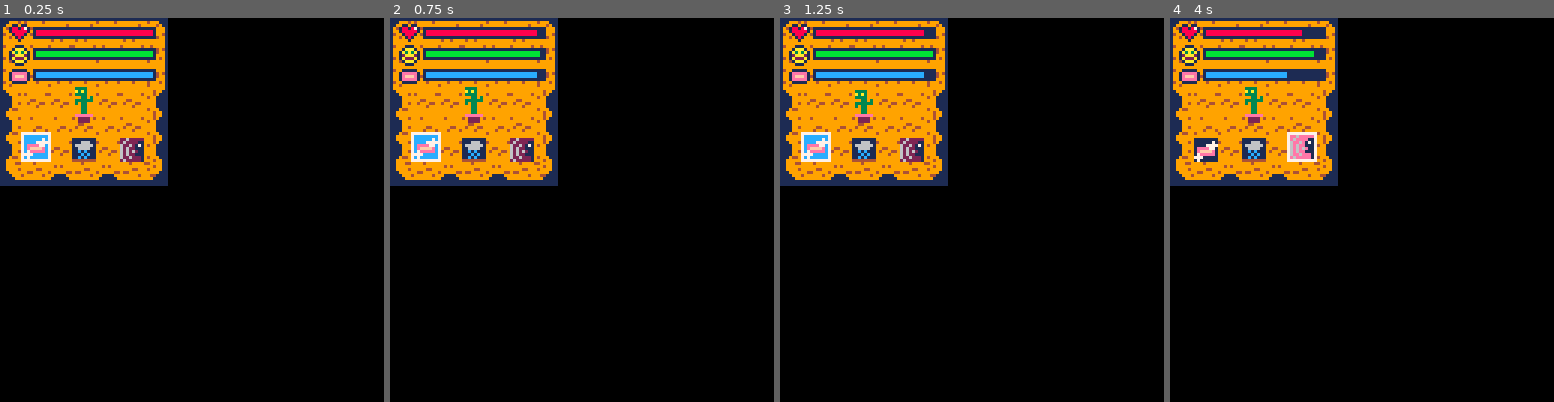
Above: before the commit, frames 1-4 (left to right).
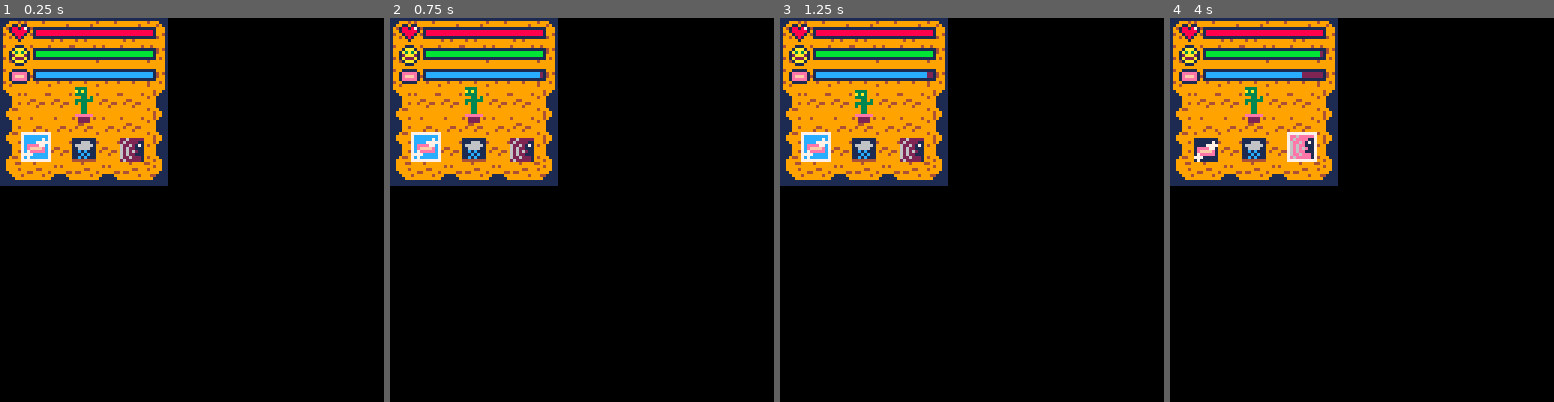
Above: after the commit, the same moments.

Repository: CarrotKnits/cactus_pet
Game: PICO-8 cartridge cactus_pet.p8
Two runs of this game, one before a commit and one after it. Both use one fixed random seed, a clock stepped at 60 frames per second and the inputs below.
Inputs:
- Up to frame 1 (0.25 s): no input
- Up to frame 2 (0.75 s): tap X (X key) at 0.33 s
- Up to frame 3 (1.25 s): tap X (X key) at 1.07 s
- Up to frame 4 (4 s): hold Right 1.6-2.1 s; tap X (X key) at 1.85, 2.97 s; hold Right 2.47-3.03 s; hold Left 3.08-3.58 s

Frame 1 is identical in both runs. In frame 2, less than 0.1% of the frame differs, in the area x 38-40%, y 3-16%; in frame 3, less than 0.1%; in frame 4, 0.3%, in the area x 30-40%, y 3-16%.

Commit message:
SET stat decay speeds

Diff:
--- a/pet.lua
+++ b/pet.lua
@@ -12,12 +12,12 @@
 	} --pet idle
 
 	pet_stats = {
-	maxhp = 38,
-	hp = 38,
-	maxhap = 38,
-	hap = 38,
-	maxcln = 38,
-	cln = 38
+	maxhp = 40,
+	hp = 40,
+	maxhap = 40,
+	hap = 40,
+	maxcln = 40,
+	cln = 40
 	}
 
 end
@@ -25,17 +25,35 @@
 function upet()
 	--pet animation speed
 	pi.t += 0.05
-	--stat decay speeds, defaults 0.005
-	pet_stats.hp -= 0.1
-	pet_stats.hap -= 0.1
-	pet_stats.cln -= 0.1
+	--hp decay speed, defaults 0.005
+	if pet_stats.hp <= 0 then
+		pet_stats.hp = 0 --stops inner bar from growing to the left outside the outer bar when at 0
+	elseif hap.state == "happy" and cln.state == "clean" then
+		pet_stats.hp -= 0.005
+	elseif hap.state == "sad" or cln.state == "dirty" then
+		pet_stats.hp -= 0.015
+	elseif hap.state == "sad" and cln.state == "dirty" then
+		pet_stats.hp -= 0.03
+	end
+	--happiness decay speed: default 0.015
+	if pet_stats.hap <= 0 then
+		pet_stats.hap = 0 --stops inner bar from growing to the left outside the outer bar when at 0
+	elseif pet_stats.hap > 0 then
+		pet_stats.hap -= 0.06
+	end
+	--cleanliness decay speed: default 0.01
+	if pet_stats.cln <= 0 then
+		pet_stats.cln = 0 --stops inner bar from growing to the left outside the outer bar when at 0
+	elseif pet_stats.cln > 0 then
+		pet_stats.cln -= 0.04
+	end
 end
 
 function dpet()
 	--pet idle animation
-	sspr(48,5,5,3,pi.x,pi.y+5) --base
+	sspr(48, 5, 5, 3, pi.x, pi.y + 5) --base
 	local bob = sin(pi.t) * 1
-	sspr(40,0,8,7,pi.x,pi.y+bob) --top
+	sspr(40, 0, 8, 7, pi.x, pi.y + bob) --top
 
 	--
 end
--- a/stats.lua
+++ b/stats.lua
@@ -1,74 +1,74 @@
 --hp and statuses
 
 function i_hp_sts()
-	mx_br_sz=38
+	mx_br_sz = 40
 
-	hp={
-		sp=33,
-		spx=3,
-		spy=1,
-		tlx=12,
-		tly=4,
-		blx=50,
-		bly=5,
-		clr=8,
-		state="max"
+	hp = {
+		sp = 33,
+		spx = 3,
+		spy = 1,
+		tlx = 11,
+		tly = 4,
+		blx = 51,
+		bly = 5,
+		clr = 8,
+		state = "max"
 	}
 
-	hap={
-		sp=34,
-		spx=3,
-		spy=9,
-		tlx=12,
-		tly=18,
-		blx=50,
-		bly=19,
-		clr=12,
-		state="happy"
+	hap = {
+		sp = 34,
+		spx = 3,
+		spy = 9,
+		tlx = 11,
+		tly = 18,
+		blx = 51,
+		bly = 19,
+		clr = 12,
+		state = "happy"
 	}
 
-	cln={
-		sp=49,
-		spx=3,
-		spy=17,
-		tlx=12,
-		tly=11,
-		blx=50,
-		bly=12,
-		clr=11,
-		state="dirty"
+	cln = {
+		sp = 49,
+		spx = 3,
+		spy = 17,
+		tlx = 11,
+		tly = 11,
+		blx = 51,
+		bly = 12,
+		clr = 11,
+		state = "dirty"
 	}
 
 end
 
 function u_hp_sts()
 --hp states
-	if pet_stats.cln>=mx_br_sz*.9 then
-		hp.state="max"
-	elseif pet_stats.hp<=mx_br_sz*.75 and pet_stats.hp>=mx_br_sz*.5 then
-		hp.state="healthy"
-	elseif pet_stats.hp<=mx_br_sz*.5 and pet_stats.hp>=mx_br_sz*.4 then
-		hp.state="normal"
-	elseif pet_stats.hp<=mx_br_sz*.35 and pet_stats.hp>=mx_br_sz*.3 then
-		hp.state="weakening"
-	elseif pet_stats.hp<=mx_br_sz*.25 and pet_stats.hp>=mx_br_sz*.1 then
-		hp.state="weak"
-	elseif pet_stats.hp<=mx_br_sz*.1 and pet_stats.hp>0then
-		hp.state="dying"
-	elseif pet_stats.hp==0 then
-		hp.state="dead"
+	if pet_stats.cln >= mx_br_sz*.9 then
+		hp.state = "max"
+	elseif pet_stats.hp <= mx_br_sz*.75 and pet_stats.hp >= mx_br_sz*.5 then
+		hp.state = "healthy"
+	elseif pet_stats.hp <= mx_br_sz*.5 and pet_stats.hp >= mx_br_sz*.4 then
+		hp.state = "normal"
+	elseif pet_stats.hp <= mx_br_sz*.35 and pet_stats.hp >= mx_br_sz*.3 then
+		hp.state = "weakening"
+	elseif pet_stats.hp <= mx_br_sz*.25 and pet_stats.hp >= mx_br_sz*.1 then
+		hp.state = "weak"
+	elseif pet_stats.hp <= mx_br_sz*.1 and pet_stats.hp > 0 then
+		hp.state = "dying"
+	elseif pet_stats.hp == 0 then
+		hp.state = "dead"
 	end
 --happiness states
-	if pet_stats.hap<=mx_br_sz/2 then
-		cln.state="sad"
+	if pet_stats.hap <= mx_br_sz/2 then
+		hap.state = "sad"
 	else
-		cln.state="happy"
+		hap.state = "happy"
 	end
 --cleanliness states
-	if pet_stats.cln<=mx_br_sz/2 then
-		cln.state="dirty"
+	if pet_stats.cln <= mx_br_sz/2 then
+		cln.state = "dirty"
 	else
-		cln.state="clean"
+		cln.state = "clean"
 	end
 
 end
@@ -76,20 +76,20 @@
 function d_hp_sts()
 --hp
 	spr(hp.sp, hp.spx, hp.spy)
-	rectfill(hp.tlx, hp.tly, hp.blx, hp.bly, 1)
-	rectfill(hp.tlx, hp.tly, hp.tlx + 1 + pet_stats.hp, hp.bly, hp.clr)
-	rect(hp.tlx - 1, hp.tly - 1, hp.blx + 1, hp.bly + 1, 1)
+	rectfill(hp.tlx, hp.tly, hp.blx, hp.bly, 2) --bar back empty
+	rectfill(hp.tlx, hp.tly, hp.tlx + pet_stats.hp, hp.bly, hp.clr) --bar fill
+	rect(hp.tlx, hp.tly - 1, hp.blx, hp.bly + 1, 1) --bar border
 
 --happiness: bug:happiness bar is cln bar, why??
 	spr(hap.sp, hap.spx, hap.spy)
-	rectfill(hap.tlx, hap.tly, hap.blx, hap.bly, 1)
-	rectfill(hap.tlx, hap.tly, hap.tlx + 1 + pet_stats.hap, hap.bly, hap.clr)
-	rect(hap.tlx - 1, hap.tly - 1, hap.blx + 1, hap.bly + 1, 1)
+	rectfill(hap.tlx, hap.tly, hap.blx, hap.bly, 2) --bar back empty
+	rectfill(hap.tlx, hap.tly, hap.tlx + pet_stats.hap, hap.bly, hap.clr) --bar fill
+	rect(hap.tlx, hap.tly - 1, hap.blx, hap.bly + 1, 1) --bar border
 
 --cleanliness: bug:cln bar is happiness bar, why??
 	spr(cln.sp, cln.spx, cln.spy)
-	rectfill(cln.tlx, cln.tly, cln.blx, cln.bly, 1)
-	rectfill(cln.tlx, cln.tly, cln.tlx + 1 + pet_stats.cln, cln.bly, cln.clr)
-	rect(cln.tlx - 1, cln.tly - 1, cln.blx + 1, cln.bly + 1, 1)
+	rectfill(cln.tlx, cln.tly, cln.blx, cln.bly, 2) --bar back empty
+	rectfill(cln.tlx, cln.tly, cln.tlx + pet_stats.cln, cln.bly, cln.clr) --bar fill
+	rect(cln.tlx, cln.tly - 1, cln.blx, cln.bly + 1, 1) --bar border
 
 end
